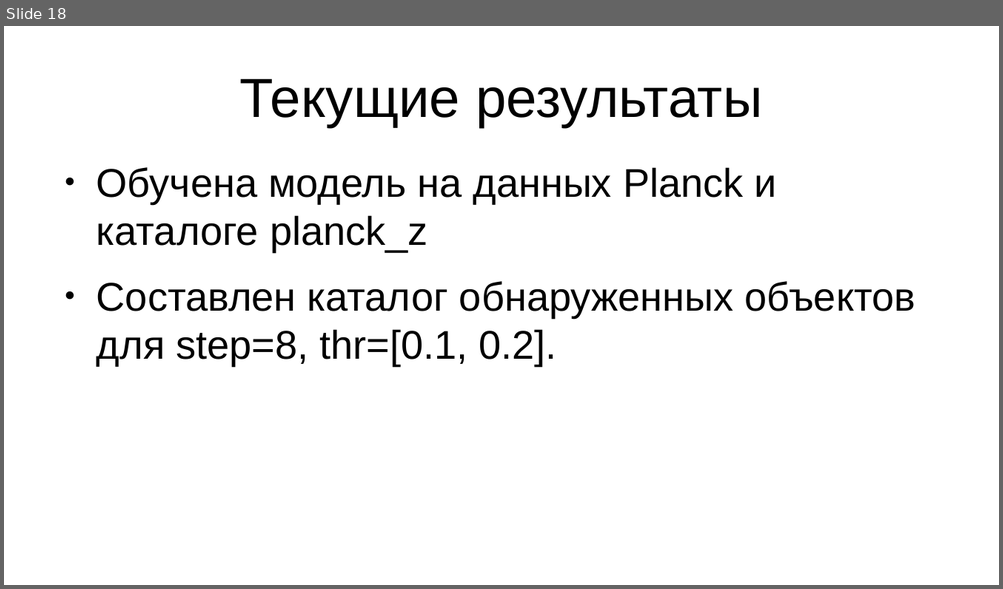
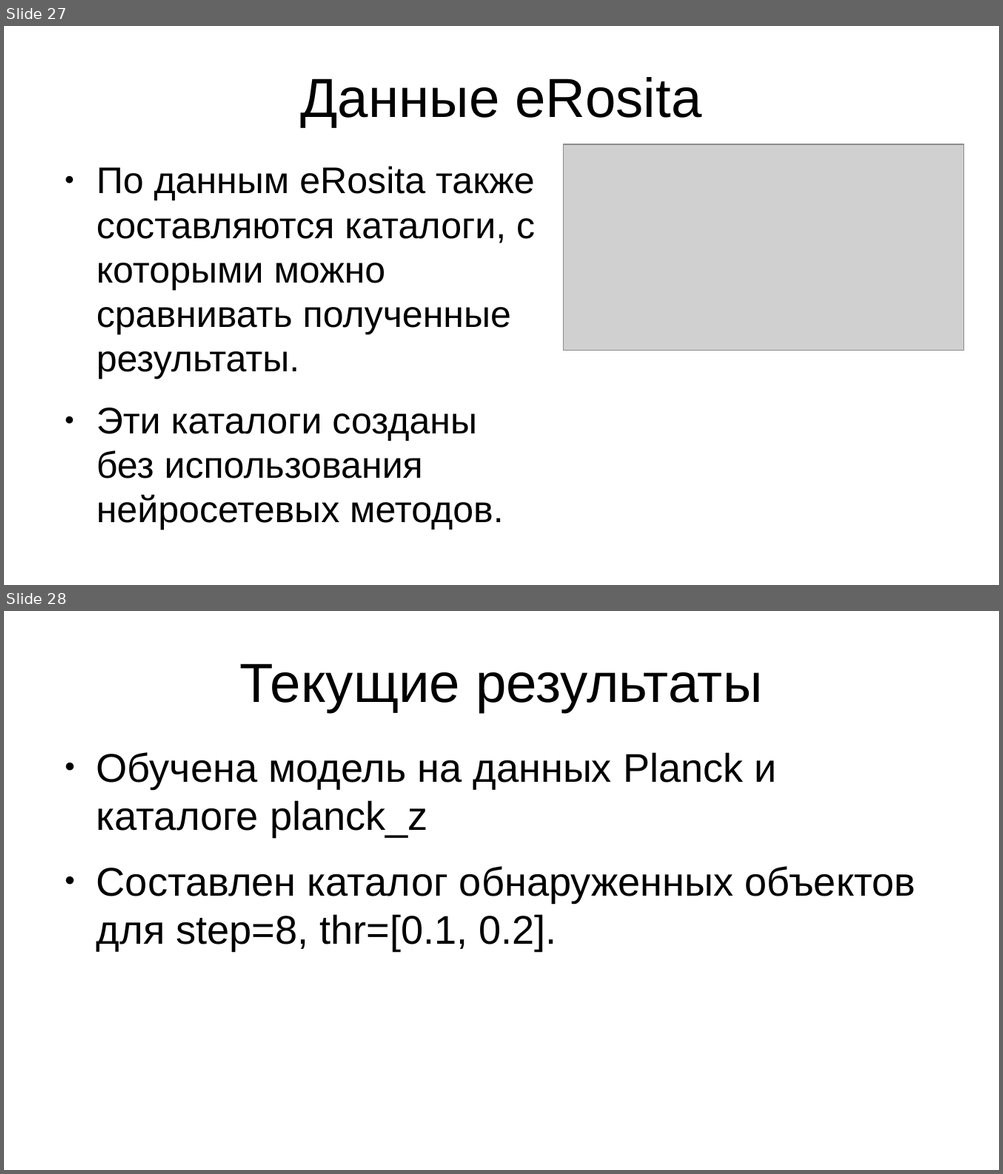
Before and after one commit to rt2122/data-segmentation-2, a slide deck: text/sem.odp. Shown one above the other, each under a label of ours: slide 18 before the commit, slides 27 and 28 after it. The pictures are 1003x589 and 1003x1174 pixels, drawn with LibreOffice and Linux fonts; fonts in the diff are those of the drawing; grey boxes stand for pictures. Boxes give left, top, right and bottom in pixels: in the first picture for what was removed or moved away, otherwise in the second. Text is boxed around its words. In the diff, an @@ line names an element or a change of style, - is before the commit and + after.

```diff
--- a/text/sem.odp
+++ b/text/sem.odp
@@ slide 27 added at (4,26,999,585), background #FFFFFF @@
@@ title added at (300,77,701,127), 44 pt, text #000000 @@
+Данные eRosita
@@ picture added at (563,144,965,351) @@
@@ text added at (96,166,535,531), 29.6 pt, text #000000 @@
+● По данным eRosita также составляются каталоги, с которыми можно сравнивать полученные результаты.
+● Эти каталоги созданы без использования нейросетевых методов.
@@ what was slide 18 is now slide 28 @@
```
Also in this commit, not shown: 7 slides changed, 9 other slides added, 8 other files.
